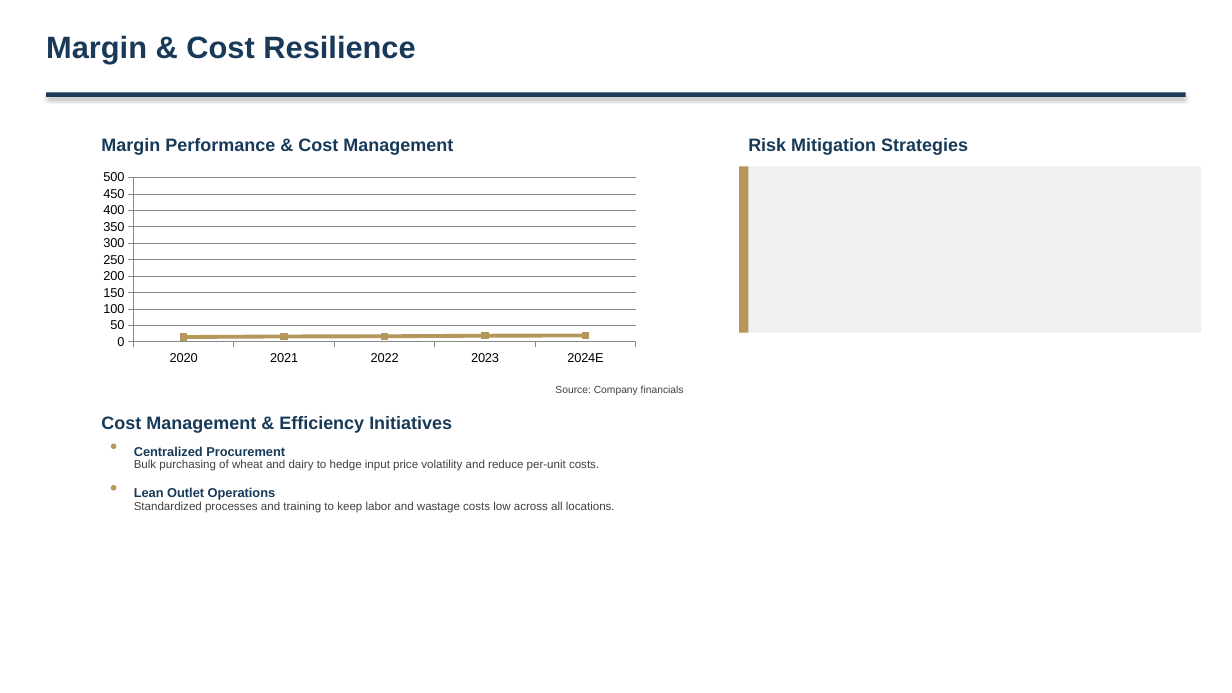
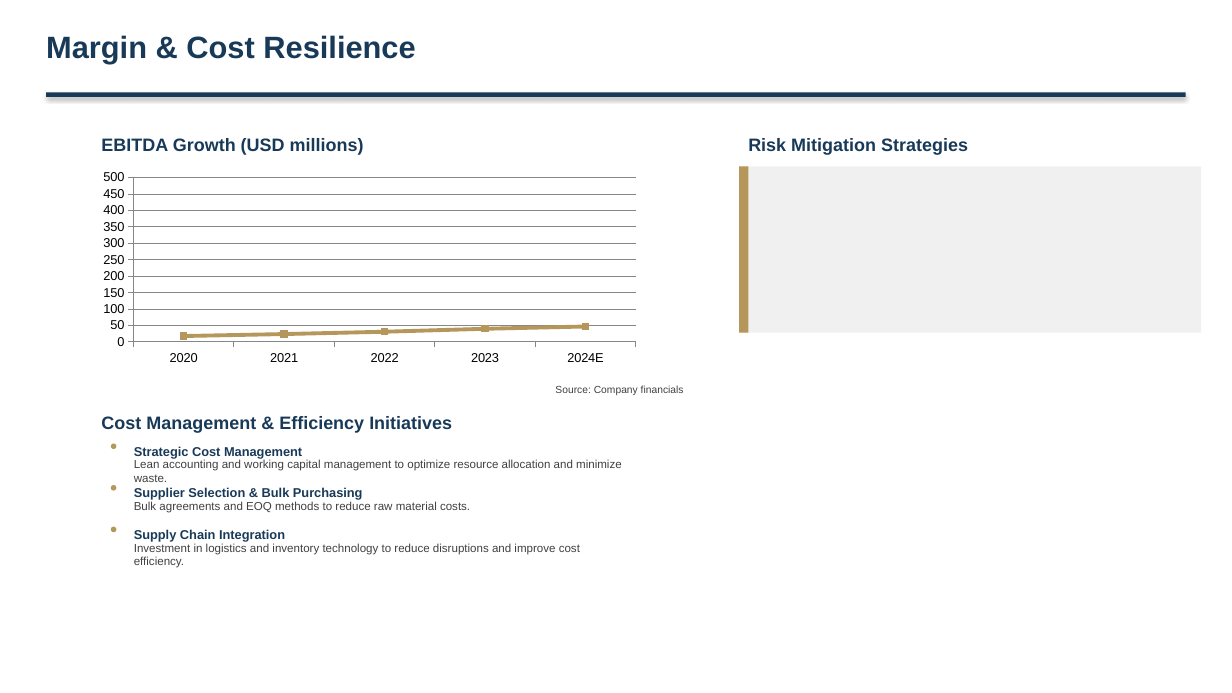
Before and after one commit to alinvb/slide_generator, a slide deck: slide 15 of ai_generated_deck.pptx (slide 13 before the commit). Drawn at 1232x693 pixels with LibreOffice and Linux fonts; fonts in the diff are those of the drawing. Boxes give left, top, right and bottom in pixels: in the first picture for what was removed or moved away, otherwise in the second. Text is boxed around its words. In the diff, an @@ line names an element or a change of style, - is before the commit and + after.

```diff
--- a/ai_generated_deck.pptx
+++ b/ai_generated_deck.pptx
@@ text at (101, 138, 364, 155): text changed @@
-Margin Performance & Cost Management
+EBITDA Growth (USD millions)
@@ line chart at (92, 166, 647, 370) @@
@@ EBITDA Margin %, 2022: 20 to 30 @@
@@ EBITDA Margin %, 2023: 20 to 40 @@
@@ EBITDA Margin %, 2024E: 20 to 50 @@
@@ text at (134, 446, 302, 459): text changed @@
-Centralized Procurement
+Strategic Cost Management
@@ text added at (134, 459, 622, 482), 9 pt, text #404040 @@
+Lean accounting and working capital management to optimize resource allocation and minimize waste.
@@ text at (134, 501, 470, 513): text changed @@
-Bulk purchasing of wheat and dairy to hedge input price volatility and reduce per-unit costs.
+Bulk agreements and EOQ methods to reduce raw material costs.
@@ text at (134, 487, 363, 500): text changed @@
-Lean Outlet Operations
+Supplier Selection & Bulk Purchasing
@@ text removed at (134, 501, 615, 513) @@
-Standardized processes and training to keep labor and wastage costs low across all locations.
@@ ellipse added at (111, 527, 116, 532), fill #B5975B @@
@@ text added at (134, 529, 285, 542), 10 pt, text #183A58, bold @@
+Supply Chain Integration
@@ text added at (134, 543, 580, 568), 9 pt, text #404040 @@
+Investment in logistics and inventory technology to reduce disruptions and improve cost efficiency.
```
Also in this commit, not shown: 10 other slides changed, 6 slides added, 3 slides removed, 4 other files.
